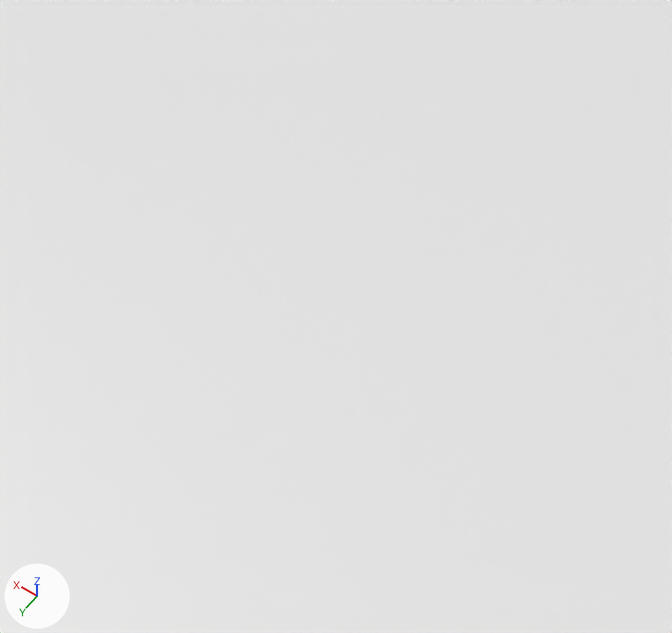
A saved change to the Blender file Assets/Models/flat_terrain (1).blend.
The view is the same before and after, from a 50 mm lens placed at (-1.03, 1.68, 2.16), pointed at (-0.02, 0.26, -0.07). Every picture has the same lights, and +X, +Y and +Z are marked at lower left. Materials are left out; every surface is plain grey.

The first picture shows 'short_grass_9091044_COLOR'.
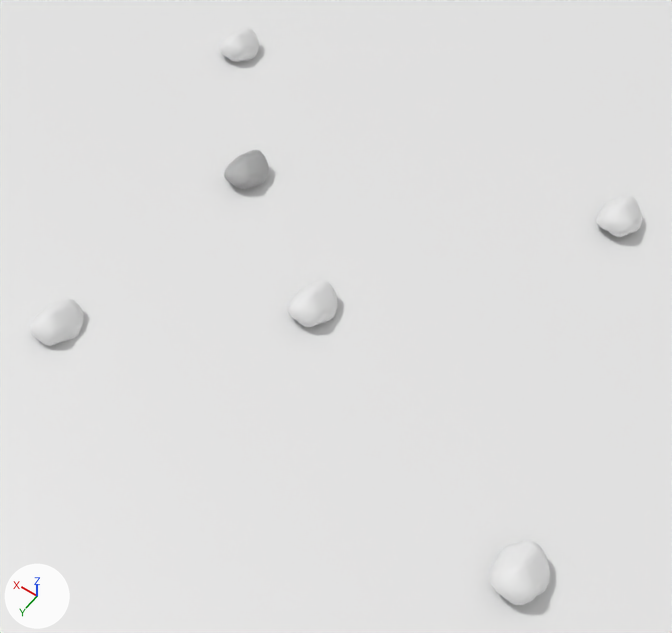
The newer file is also rescaled (x1.475) as a whole; pictures and numbers use the older file's frame.

Pixel boxes (x1, y1, x2, y2) of what changed, in the pictures (672 x 633 px):
'Icosphere.004', added: after (489, 541, 550, 605)
'Icosphere.005', added: after (30, 298, 83, 346)
'Icosphere.001', added: after (288, 281, 337, 327)
'Icosphere.002', added: after (596, 195, 642, 237)
'Icosphere.003', added: after (224, 150, 268, 189)
'Icosphere.006', added: after (220, 28, 259, 62)

The change, as a list of edits to the scene's bpy script:
```text
Add me_icosphere_003:
    me_icosphere_003.from_pydata(...)  # 42 vertices, 80 faces; spans x -0.98..0.95, y -1.15..1.12, z -0.52..0.84
    me_icosphere_003.polygons.foreach_set('use_smooth', [True] * 80)
Add ob_icosphere_001:
    ob_icosphere_001 = bpy.data.objects.new('Icosphere.001', me_icosphere_003)
    ob_icosphere_001.location = (0.014, 0.327, 0.033)
    ob_icosphere_001.scale = (0.0768, 0.0768, 0.0768)
    _m = ob_icosphere_001.modifiers.new('Subsurf', 'SUBSURF')
    _m.render_levels = 1
Add ob_icosphere_002:
    ob_icosphere_002 = bpy.data.objects.new('Icosphere.002', me_icosphere_003.copy())
    ob_icosphere_002.location = (-0.565, -0.516, 0.04)
    ob_icosphere_002.scale = (0.0768, 0.0768, 0.0768)
    _m = ob_icosphere_002.modifiers.new('Subsurf', 'SUBSURF')
    _m.render_levels = 1
Add ob_icosphere_003:
    ob_icosphere_003 = bpy.data.objects.new('Icosphere.003', me_icosphere_003.copy())
    ob_icosphere_003.location = (0.528, 0.0, 0.037)
    ob_icosphere_003.scale = (0.0768, 0.0768, 0.0768)
    _m = ob_icosphere_003.modifiers.new('Subsurf', 'SUBSURF')
    _m.render_levels = 1
Add ob_icosphere_004:
    ob_icosphere_004 = bpy.data.objects.new('Icosphere.004', me_icosphere_003.copy())
    ob_icosphere_004.location = (-0.875, 0.702, 0.039)
    ob_icosphere_004.scale = (0.0768, 0.0768, 0.0768)
    _m = ob_icosphere_004.modifiers.new('Subsurf', 'SUBSURF')
    _m.render_levels = 1
Add ob_icosphere_005:
    ob_icosphere_005 = bpy.data.objects.new('Icosphere.005', me_icosphere_003.copy())
    ob_icosphere_005.location = (0.583, 0.805, 0.022)
    ob_icosphere_005.scale = (0.0768, 0.0768, 0.0768)
    _m = ob_icosphere_005.modifiers.new('Subsurf', 'SUBSURF')
    _m.render_levels = 1
Add ob_icosphere_006:
    ob_icosphere_006 = bpy.data.objects.new('Icosphere.006', me_icosphere_003.copy())
    ob_icosphere_006.location = (0.974, -0.512, 0.034)
    ob_icosphere_006.scale = (0.0768, 0.0768, 0.0768)
    _m = ob_icosphere_006.modifiers.new('Subsurf', 'SUBSURF')
    _m.render_levels = 1
```
